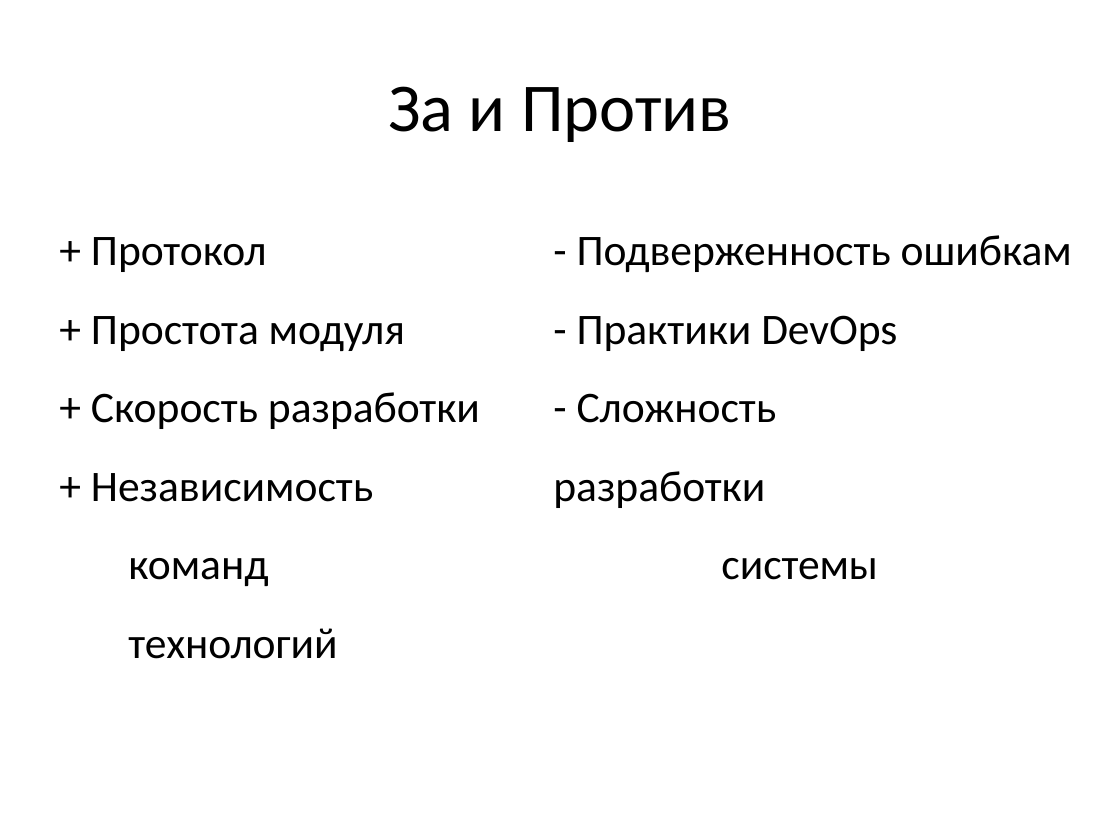
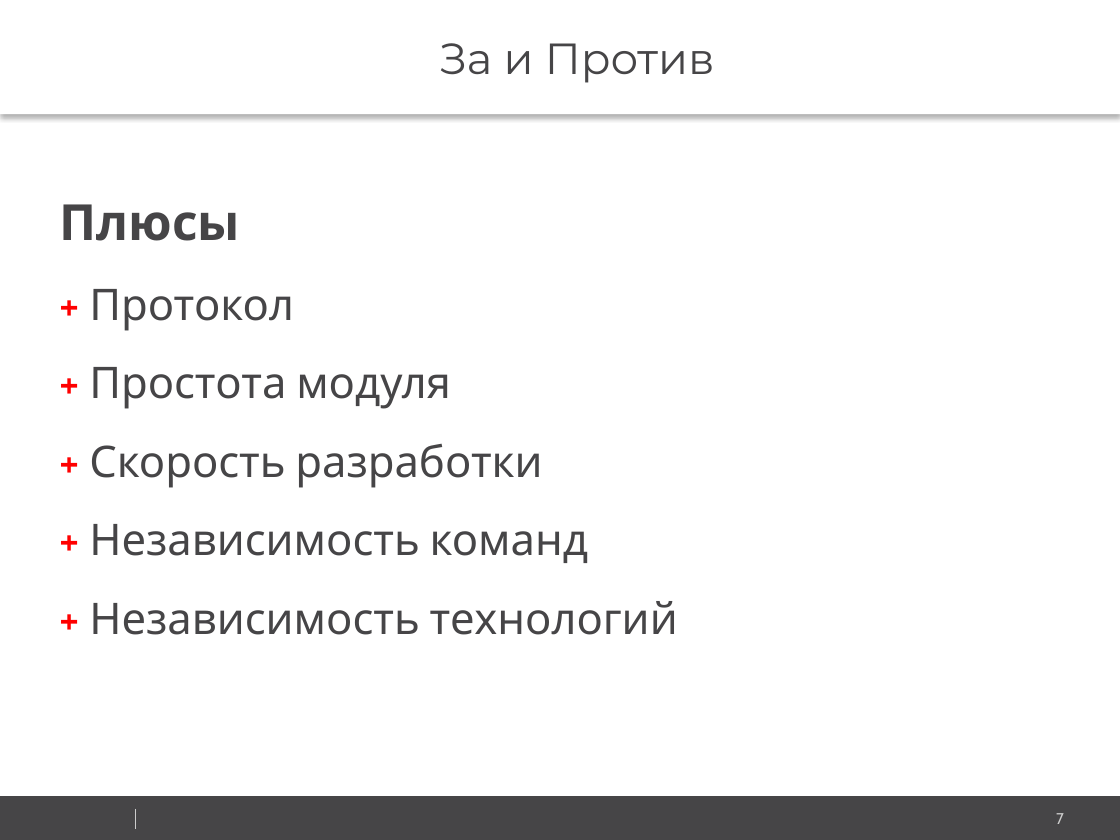
Before and after one commit to vitali-kviatkouski/personal, a slide deck: slide 7 of Microservices.pptx (slide 4 before the commit). Drawn at 1120x840 pixels with LibreOffice and Linux fonts; fonts in the diff are those of the drawing; background and template pictures are left out. Boxes give left, top, right and bottom in pixels: in the first picture for what was removed or moved away, otherwise in the second. Text is boxed around its words. In the diff, an @@ line names an element or a change of style, - is before the commit and + after.

```diff
--- a/Microservices.pptx
+++ b/Microservices.pptx
@@ text "За и Против": place and size @@
-text "За и Против" at <box>388,86,731,142</box>
+text "За и Против" at <box>0,0,1120,114</box>
@@ text "За и Против" at <box>0,0,1120,114</box>: size 44 to 28 pt, font Calibri to Montserrat, text colour #000000 to #464547; more space between paragraphs; fill none to #FFFFFF; shadow on @@
@@ text "Плюсы": place and size @@
-text "Плюсы" at <box>91,237,480,659</box>
+text "Плюсы" at <box>59,204,678,635</box>
@@ text at <box>59,204,240,241</box>: paragraph added @@
+Плюсы
@@ text removed at <box>553,235,1072,580</box> @@
-- Подверженность ошибкам
-- Практики DevOps
-- Сложность разработки
-  системы
@@ text at <box>89,289,542,488</box>: font Calibri to Cabin in "+ Протокол", "+ Простота модуля", "+ Скорость разработки"; text colour #000000 to #FF0000 in "+", "+", "+"; text colour #000000 to #464547 in "Протокол", "Простота модуля", "Скорость разработки" @@
@@ text at <box>89,524,678,635</box>: text changed; font Calibri to Cabin; text colour #000000 to #464547 @@
-+ Независимость
-команд
-технологий
++ Независимость команд
++ Независимость технологий
@@ rectangle added at <box>0,796,1120,840</box>, fill #464547 @@
@@ line added from (136, 809) to (136, 829), #CCCCCC 0.25 pt @@
@@ page number added at <box>1056,813,1064,824</box>, 10 pt, text #CCCCCC @@
+7
```
Also in this commit, not shown: 21 other slides changed, 20 slides added, 3 slides removed, 3 other files.
